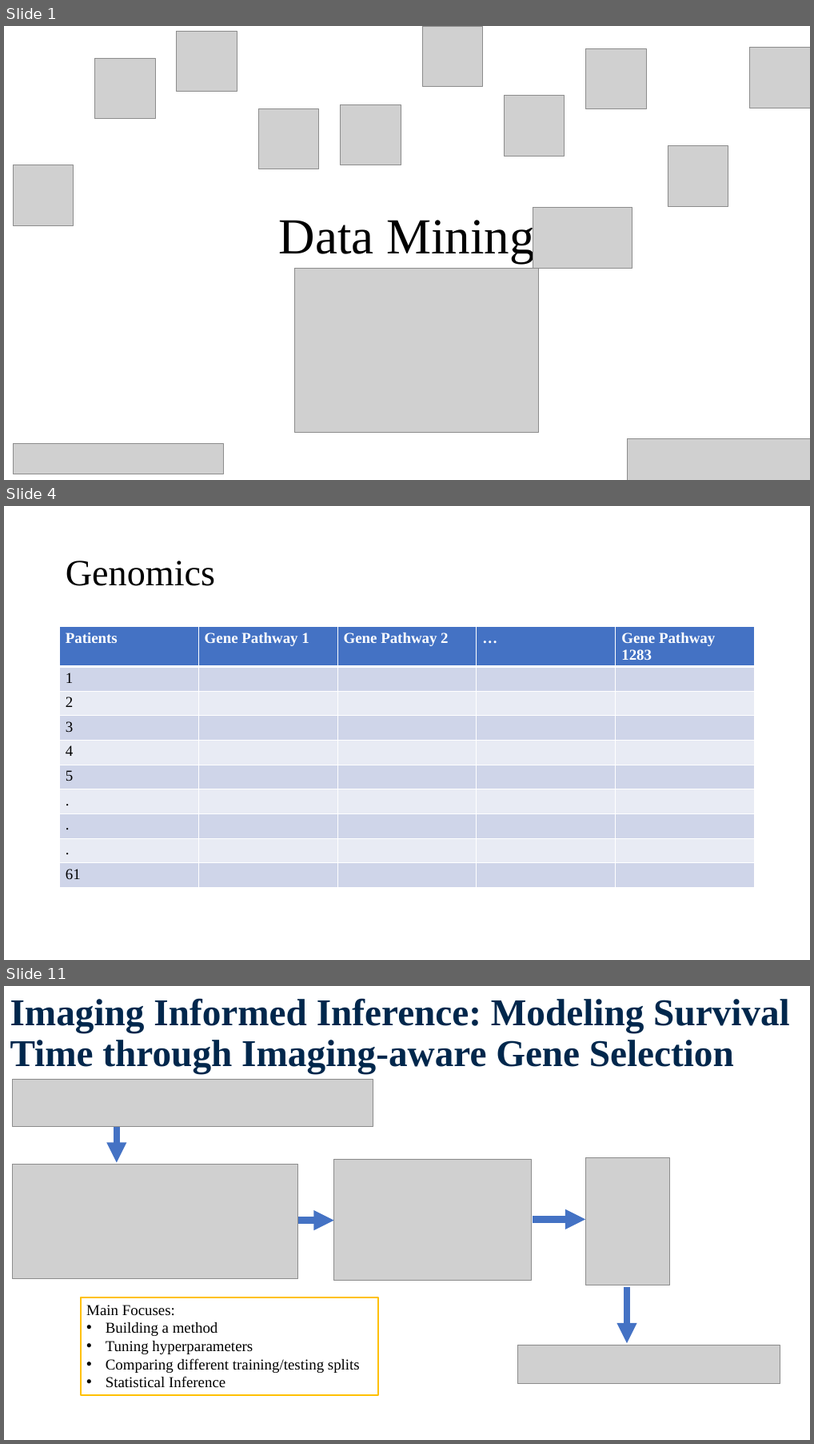
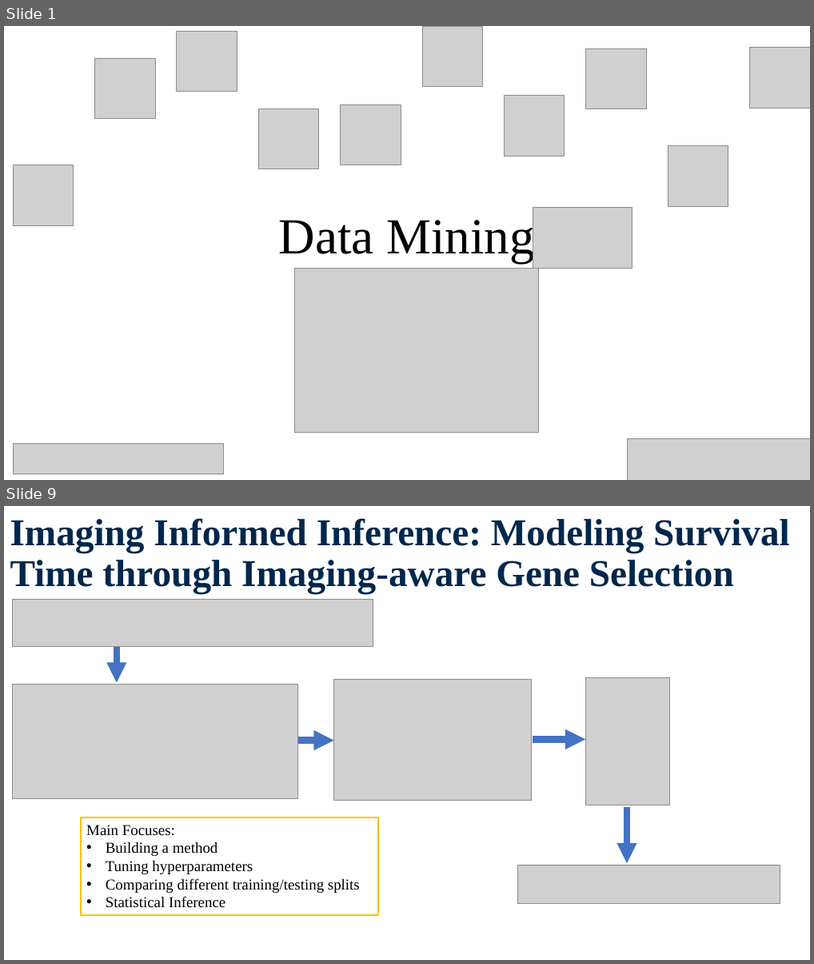
Before and after one commit to Sanchayan-Bhowal/BDSI-Data-mining, a slide deck: ResearchPreviewSlide.pptx. Shown one above the other, each under a label of ours: slides 1, 4 and 11 before the commit, slides 1 and 9 after it; the slides between them are not shown. The pictures are 814x1444 and 814x964 pixels, drawn with LibreOffice and Linux fonts; fonts in the diff are those of the drawing; grey boxes stand for pictures; background and template pictures are left out. Boxes give left, top, right and bottom in pixels: in the first picture for what was removed or moved away, otherwise in the second. Text is boxed around its words. In the diff, an @@ line names an element or a change of style, - is before the commit and + after.

```diff
--- a/ResearchPreviewSlide.pptx
+++ b/ResearchPreviewSlide.pptx
@@ slide 4 removed at (x1=4, y1=506, x2=810, y2=960), background #FFFFFF @@
@@ title removed at (x1=66, y1=560, x2=215, y2=586) @@
-Genomics
@@ table removed at (x1=60, y1=627, x2=755, y2=882), 10 rows, 5 columns @@
-Patients | Gene Pathway 1 | Gene Pathway 2 | … | Gene Pathway 1283
-1 |  |  |  | 
-2 |  |  |  | 
-3 |  |  |  | 
-4 |  |  |  | 
-5 |  |  |  | 
-. |  |  |  | 
-. |  |  |  | 
-. |  |  |  | 
-61 |  |  |  | 
@@ what was slide 11 is now slide 9 @@
```
Also in this commit, not shown: 6 slides changed, 1 slide added, 2 other slides removed, 1 other file.
